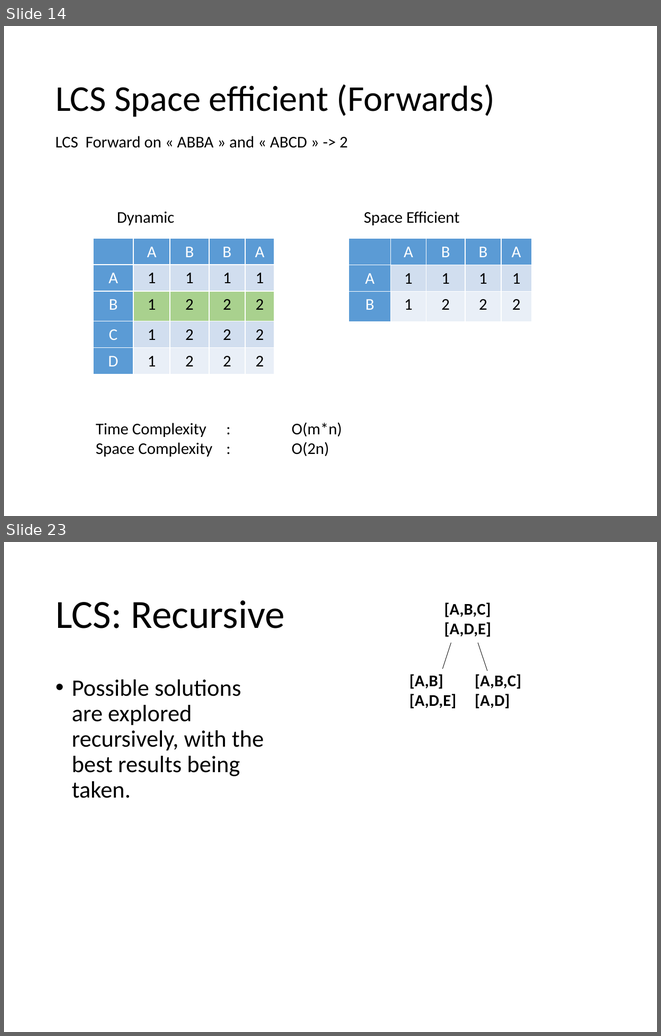
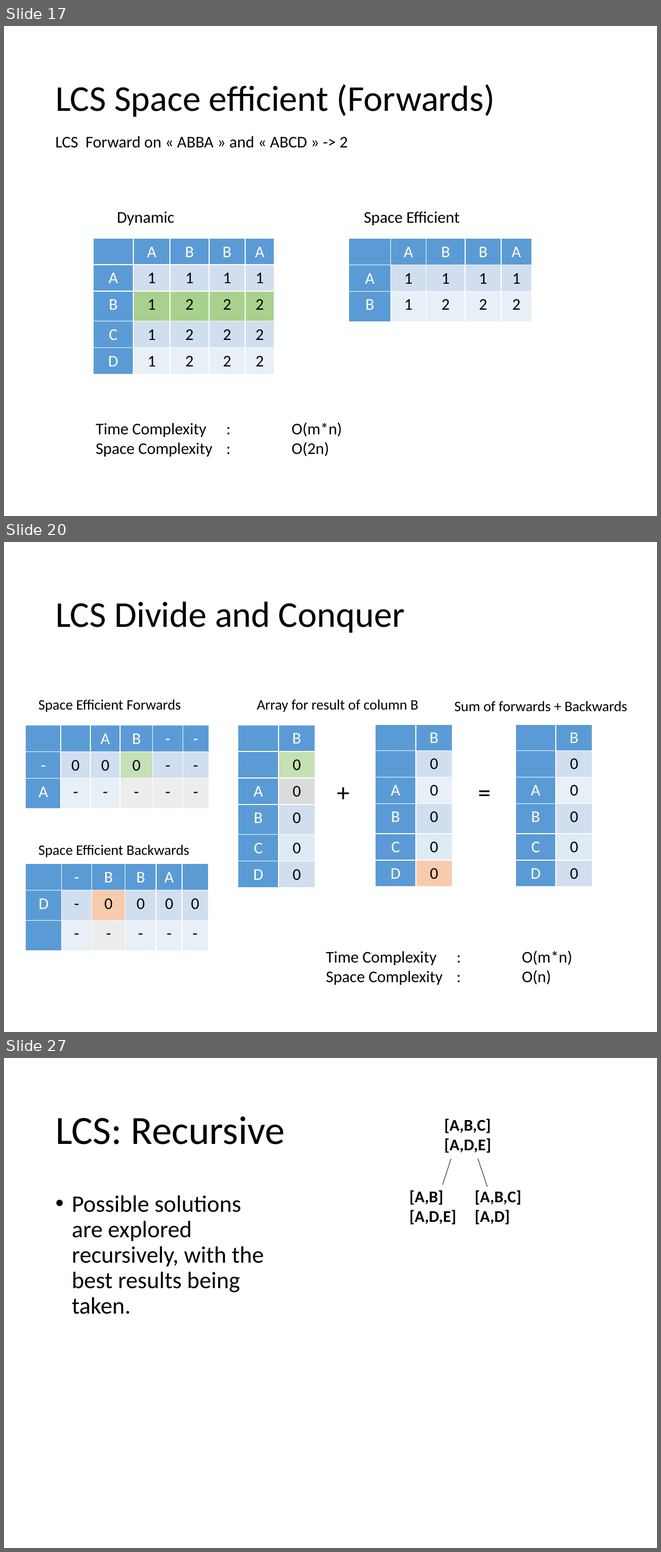
Before and after one commit to edbeeching/AA_LCS_Project, a slide deck: Presentation_v1.pptx. Shown one above the other, each under a label of ours: slides 14 and 23 before the commit, slides 17, 20 and 27 after it; the slides between them are not shown. The pictures are 661x1036 and 661x1552 pixels, drawn with LibreOffice and Linux fonts; fonts in the diff are those of the drawing. Boxes give left, top, right and bottom in pixels: in the first picture for what was removed or moved away, otherwise in the second. Text is boxed around its words. In the diff, an @@ line names an element or a change of style, - is before the commit and + after.

```diff
--- a/Presentation_v1.pptx
+++ b/Presentation_v1.pptx
@@ slide 20 added at (4, 542, 657, 1032), background #FFFFFF @@
@@ title added at (55, 601, 405, 633), 40 pt, text #000000 @@
+LCS Divide and Conquer
@@ text added at (38, 699, 181, 712), 16 pt, text #000000 @@
+Space Efficient Forwards
@@ text added at (257, 699, 418, 712), 16 pt, text #000000 @@
+Array for result of column B
@@ text added at (454, 701, 627, 712), 16 pt, text #000000 @@
+Sum of forwards + Backwards
@@ table added at (26, 725, 209, 809), 3 rows, 6 columns @@
+ |  | A | B | - | -
+- | 0 | 0 | 0 | - | -
+A | - | - | - | - | -
@@ table added at (238, 725, 315, 886), 6 rows, 2 columns @@
+ | B
+ | 0
+A | 0
+B | 0
+C | 0
+D | 0
@@ table added at (376, 724, 452, 886), 6 rows, 2 columns @@
+ | B
+ | 0
+A | 0
+B | 0
+C | 0
+D | 0
@@ table added at (515, 724, 592, 860), 5 rows, 2 columns @@
+ | B
+A | 1
+B | 0
+C | 0
+D | -
@@ table added at (515, 724, 592, 886), 6 rows, 2 columns @@
+ | B
+ | 0
+A | 0
+B | 0
+C | 0
+D | 0
@@ text added at (330, 773, 356, 810), 28 pt, text #000000 @@
++
@@ text added at (471, 773, 497, 810), 28 pt, text #000000 @@
+=
@@ text added at (38, 845, 189, 857), 16 pt, text #000000 @@
+Space Efficient Backwards
@@ table added at (26, 864, 209, 950), 3 rows, 6 columns @@
+ | - | B | B | A | 
+D | - | 0 | 0 | 0 | 0
+ | - | - | - | - | -
@@ text added at (326, 950, 572, 985), 18 pt, text #000000 @@
+Time Complexity : O(m*n)
+Space Complexity : O(n)
@@ what was slide 14 is now slide 17 @@
@@ what was slide 23 is now slide 27 @@
```
Also in this commit, not shown: 10 slides changed, 13 other slides added, 2 slides removed, 59 other files.
